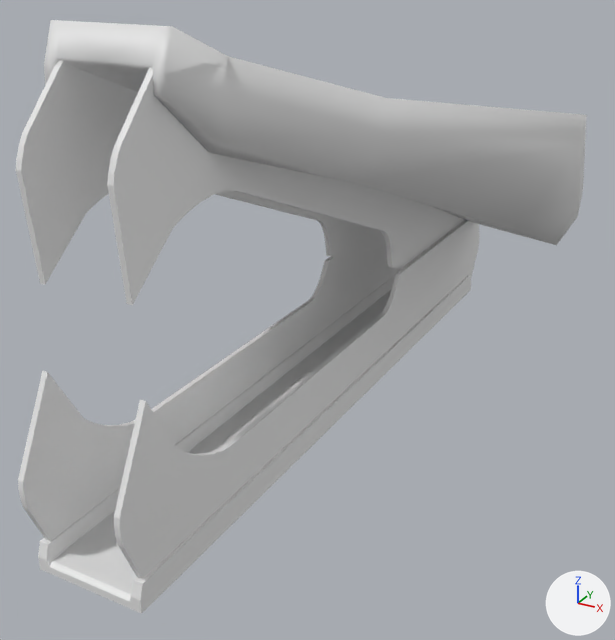
A saved change to the Blender file BlendFiles/Max_Assets_Collection_V001.blend.
Rendered twice from a camera (50 mm lens) standing at (1.94, -3.82, 2.24) and looking at (0.04, -0.36, 0.51). Lighting does not change. The marker at lower right points along +X, +Y and +Z.

The first picture shows 'Plastic_Bottom', 'Plastic_Top', 'Teeth_Above', 'Teeth_Below'.
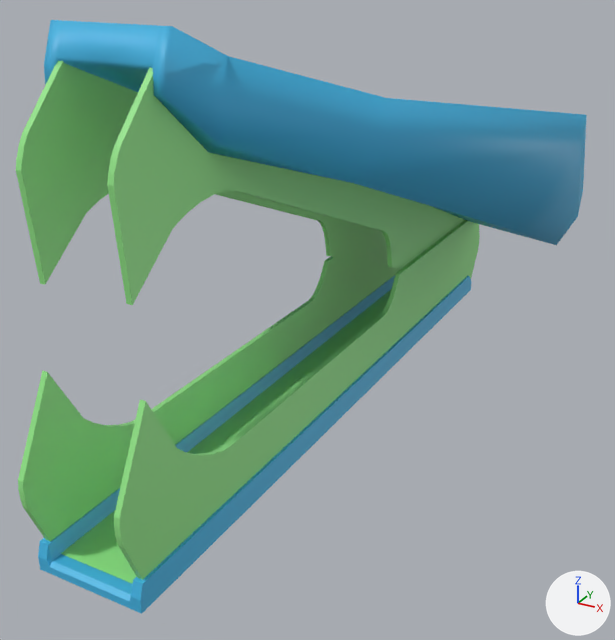
Where the change shows, as pixel boxes [x1, y1, x2, y2] in the pictures (615 x 640 px):
'Teeth_Below', recoloured (grey to green)
    both: [18, 220, 480, 584]
'Plastic_Top', recoloured
    both: [44, 20, 587, 245]
'Teeth_Above', recoloured (grey to green)
    both: [16, 61, 464, 305]
'Plastic_Bottom', recoloured
    both: [38, 275, 471, 614]

The change, as a list of edits to the scene's bpy script:
```text
Add mat_srmvr_plastic:
    mat_srmvr_plastic = principled_material('SRmvr_Plastic')
    mat_srmvr_plastic.base_color = (0.0551, 0.475, 0.8)  # cyan #42b7e7
Add mat_srmvr_metal:
    mat_srmvr_metal = principled_material('SRmvr_Metal')
    mat_srmvr_metal.base_color = (0.296, 0.8, 0.251)  # green #94e789
Change me_plane:
    where me_plane.from_pydata(...)  # 375 vertices, 356 faces; spans x -0.1..0.1, y -0.8..0.74, z 0.0..0.31
    add me_plane.materials.append(mat_srmvr_metal)  # green #94e789
Change me_plane_002:
    where me_plane_002.from_pydata(...)  # 375 vertices, 356 faces; spans x -0.08..0.08, y -0.8..0.74, z 0.0..0.31
    add me_plane_002.materials.append(mat_srmvr_metal)  # green #94e789
Change me_cube_001:
    where me_cube_001.from_pydata(...)  # 42 vertices, 40 faces; spans x -0.101..0.101, y -0.78..0.683, z -0.02..0.029
    add me_cube_001.materials.append(mat_srmvr_plastic)  # cyan #42b7e7
Change me_cube_002:
    where me_cube_002.from_pydata(...)  # 106 vertices, 104 faces; spans x -0.454..0.454, y -0.78..0.683, z -0.16..0.076
    add me_cube_002.materials.append(mat_srmvr_plastic)  # cyan #42b7e7
```
